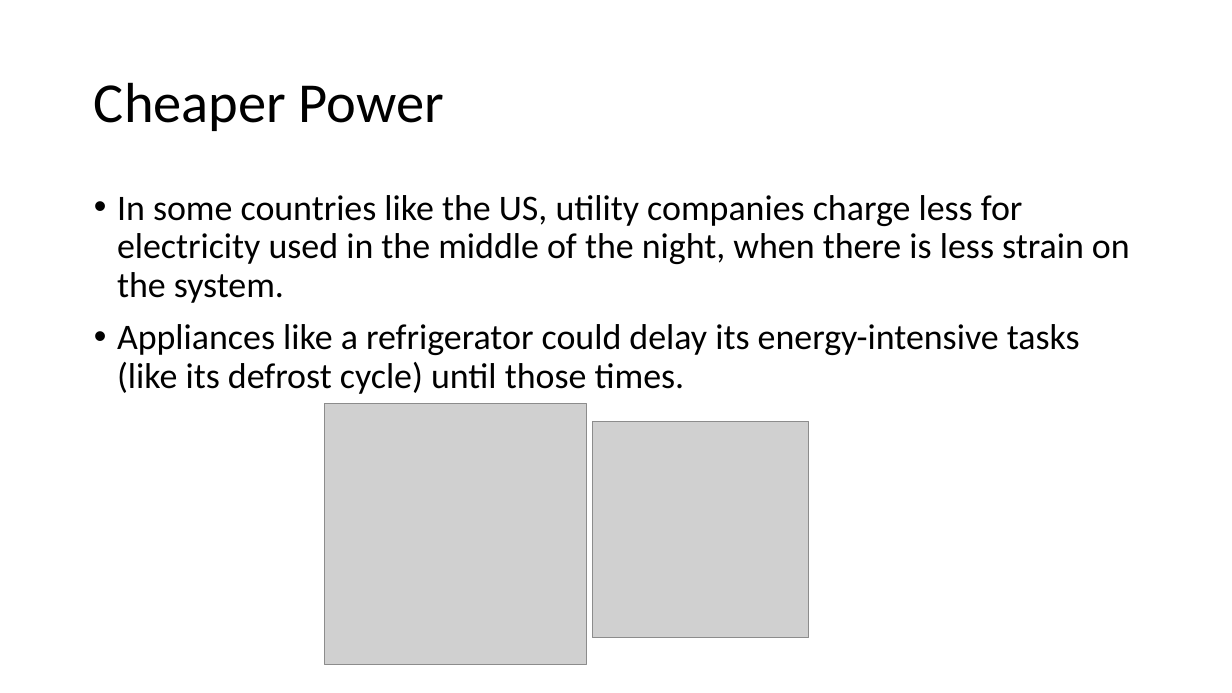
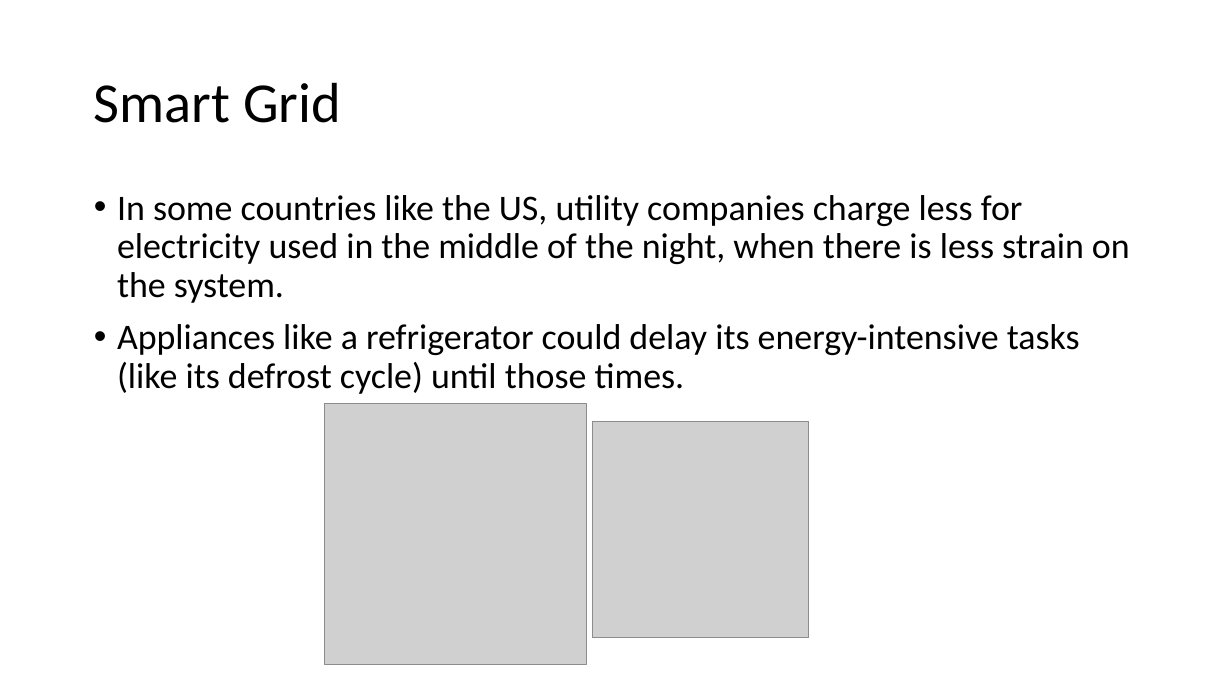
Before and after one commit to Idancw/Arduino-2017S, a slide deck: slide 7 of Presentation/Green IoT at Home.pptx. Drawn at 1232x693 pixels with LibreOffice and Linux fonts; fonts in the diff are those of the drawing; grey boxes stand for pictures. Boxes give left, top, right and bottom in pixels: in the first picture for what was removed or moved away, otherwise in the second. Text is boxed around its words. In the diff, an @@ line names an element or a change of style, - is before the commit and + after.

```diff
--- a/Presentation/Green IoT at Home.pptx
+++ b/Presentation/Green IoT at Home.pptx
@@ title at box(94, 82, 341, 123): text changed @@
-Cheaper Power
+Smart Grid
```
Also in this commit, not shown: 3 other slides changed.
